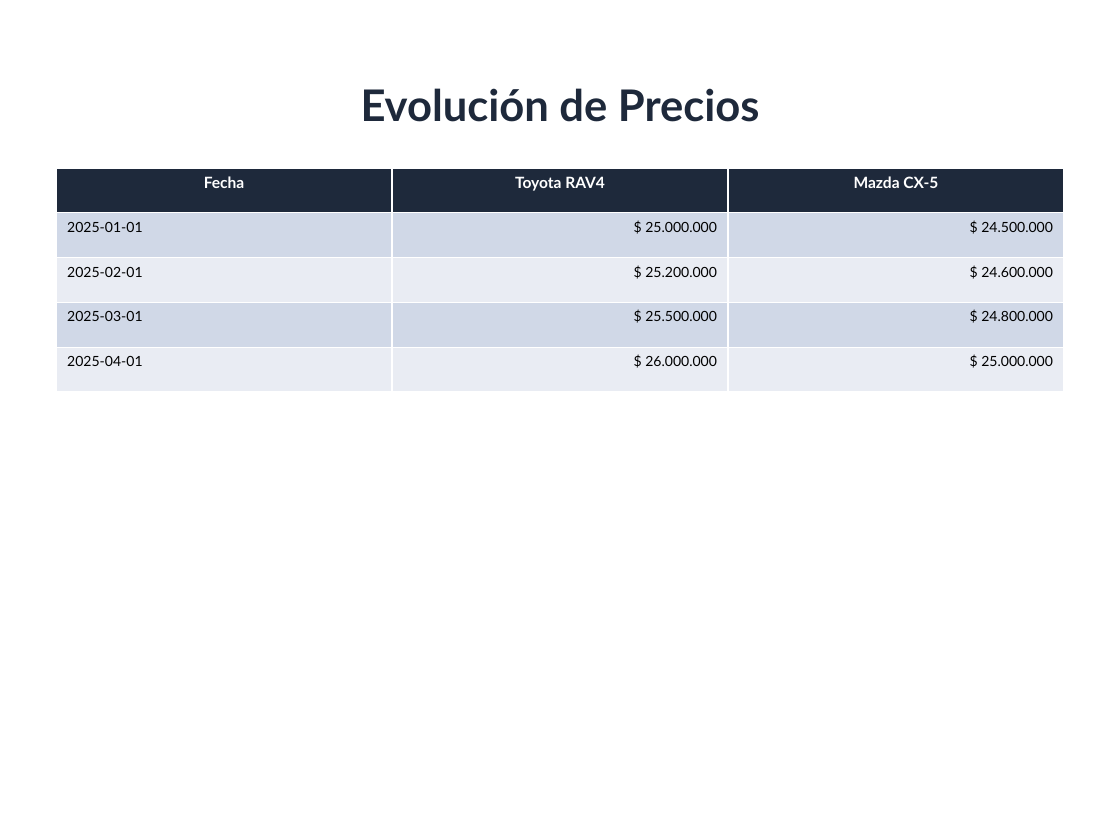
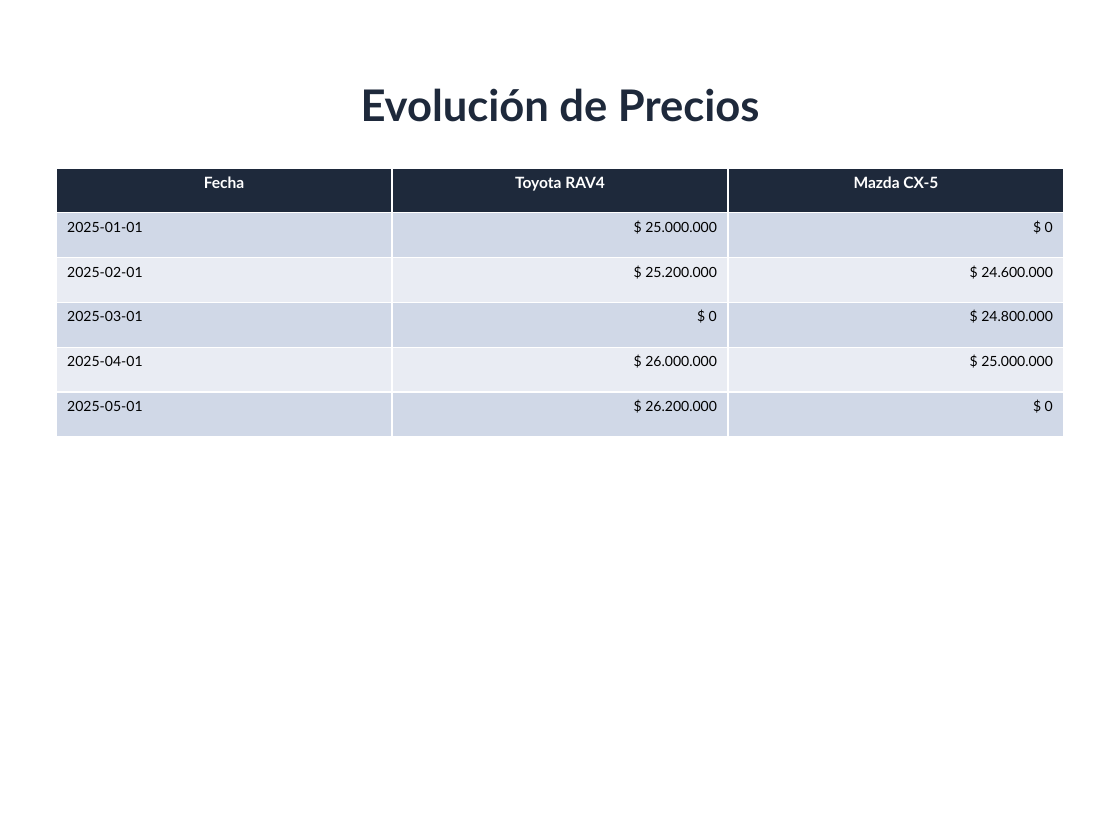
Before and after one commit to GabrielGlezG/PricingEngine, a slide deck: slide 4 of test_evolution_debug.pptx. Drawn at 1120x840 pixels with LibreOffice and Linux fonts; fonts in the diff are those of the drawing. Boxes give left, top, right and bottom in pixels: in the first picture for what was removed or moved away, otherwise in the second. Text is boxed around its words. In the diff, an @@ line names an element or a change of style, - is before the commit and + after.

Commit message:
feat: Introduce `ppt_shared.py` with common PowerPoint slide, table, and chart generation utilities.

```diff
--- a/test_evolution_debug.pptx
+++ b/test_evolution_debug.pptx
@@ table at (56, 168, 1064, 437) @@
-row 2, column 3: $ 24.500.000
+row 2, column 3: $ 0
-row 4, column 2: $ 25.500.000
+row 4, column 2: $ 0
+row 6: 2025-05-01 | $ 26.200.000 | $ 0
```
Also in this commit, not shown: 1 other slide changed, 1 other file.
